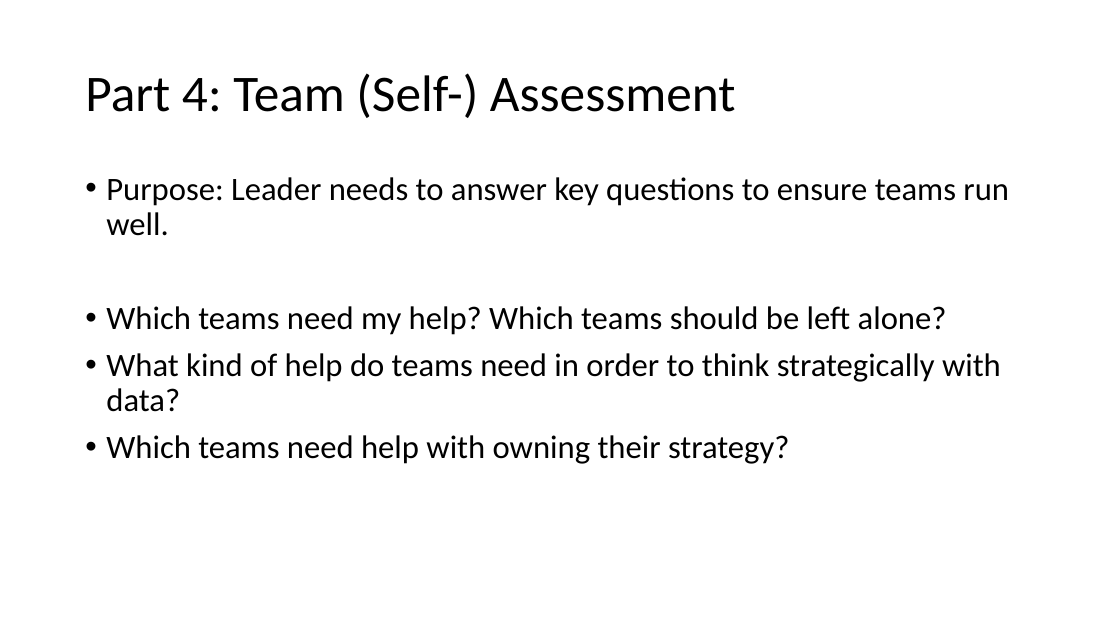
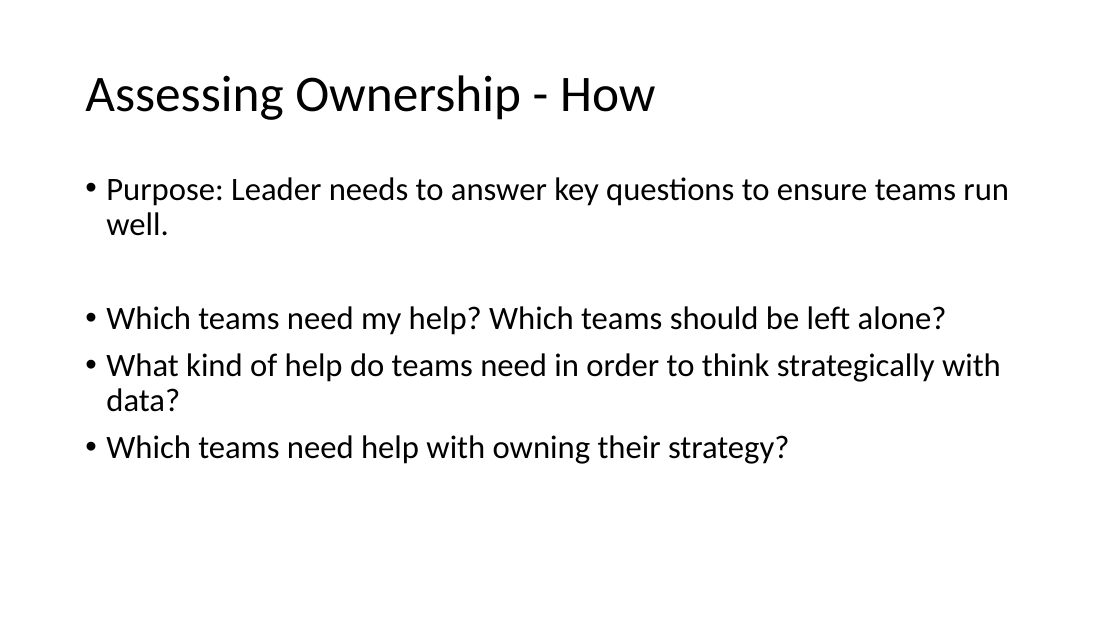
Before and after one commit to arlobelshee/Presentations, a slide deck: slide 31 of leading technical debt/gogo keynote - data-driven leadership to solve technical debt.pptx (slide 22 before the commit). Drawn at 1120x630 pixels with LibreOffice and Linux fonts; fonts in the diff are those of the drawing. Boxes give left, top, right and bottom in pixels: in the first picture for what was removed or moved away, otherwise in the second. Text is boxed around its words. In the diff, an @@ line names an element or a change of style, - is before the commit and + after.

```diff
--- a/leading technical debt/gogo keynote - data-driven leadership to solve technical debt.pptx
+++ b/leading technical debt/gogo keynote - data-driven leadership to solve technical debt.pptx
@@ title at <box>85,75,656,120</box>: text changed @@
-Part 4: Team (Self-) Assessment
+Assessing Ownership - How
```
Also in this commit, not shown: 13 other slides changed, 14 slides added, 3 slides removed.
